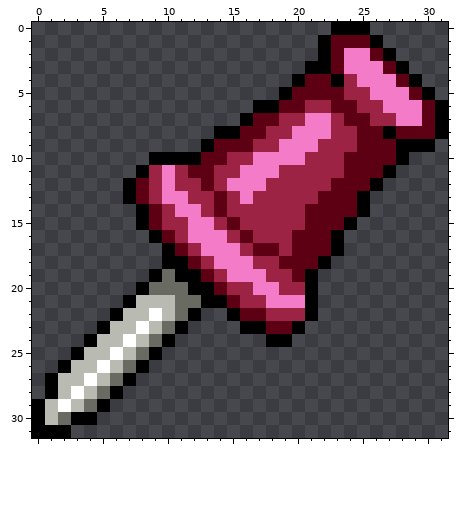
File history of a pixel-art sprite, assets/images/encounters/map/pushpin.png. The picture above is the old version.
The file is 32x32 pixels.
After the commit:
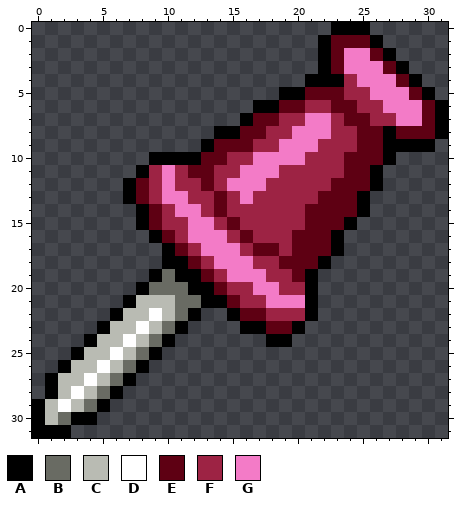
Palette (. is transparent): A #000000  B #696b63  C #b9bbb3  D #ffffff  E #5e0013  F #9d2344  G #f37bc7
Changes in this commit:
{"y":3,"x":21,"old":"A","new":"."}
{"y":4,"x":20,"old":"AEE","new":".AA"}
{"y":5,"x":20,"old":"E","new":"A"}
{"y":9,"x":27,"old":"E","new":"A"}
{"y":10,"x":27,"old":"EA","new":"A."}
{"y":11,"x":26,"old":"EA","new":"A."}
